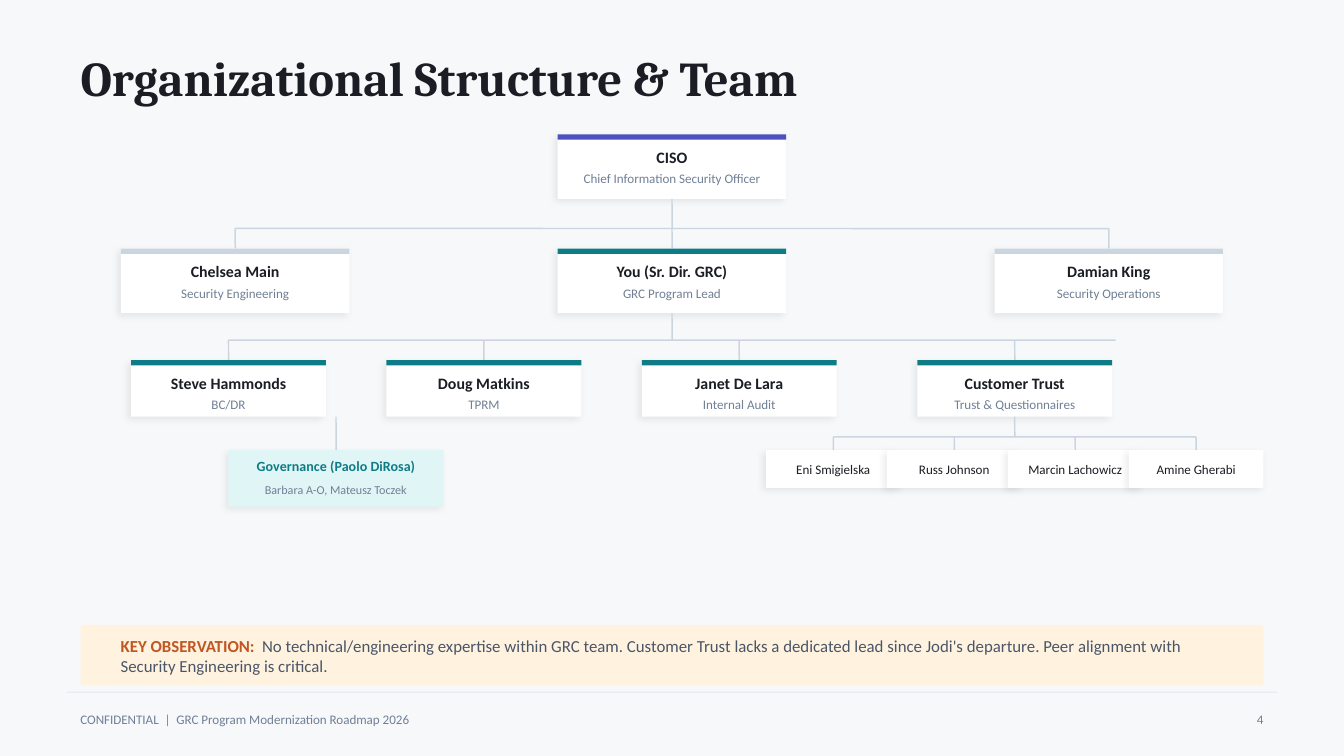
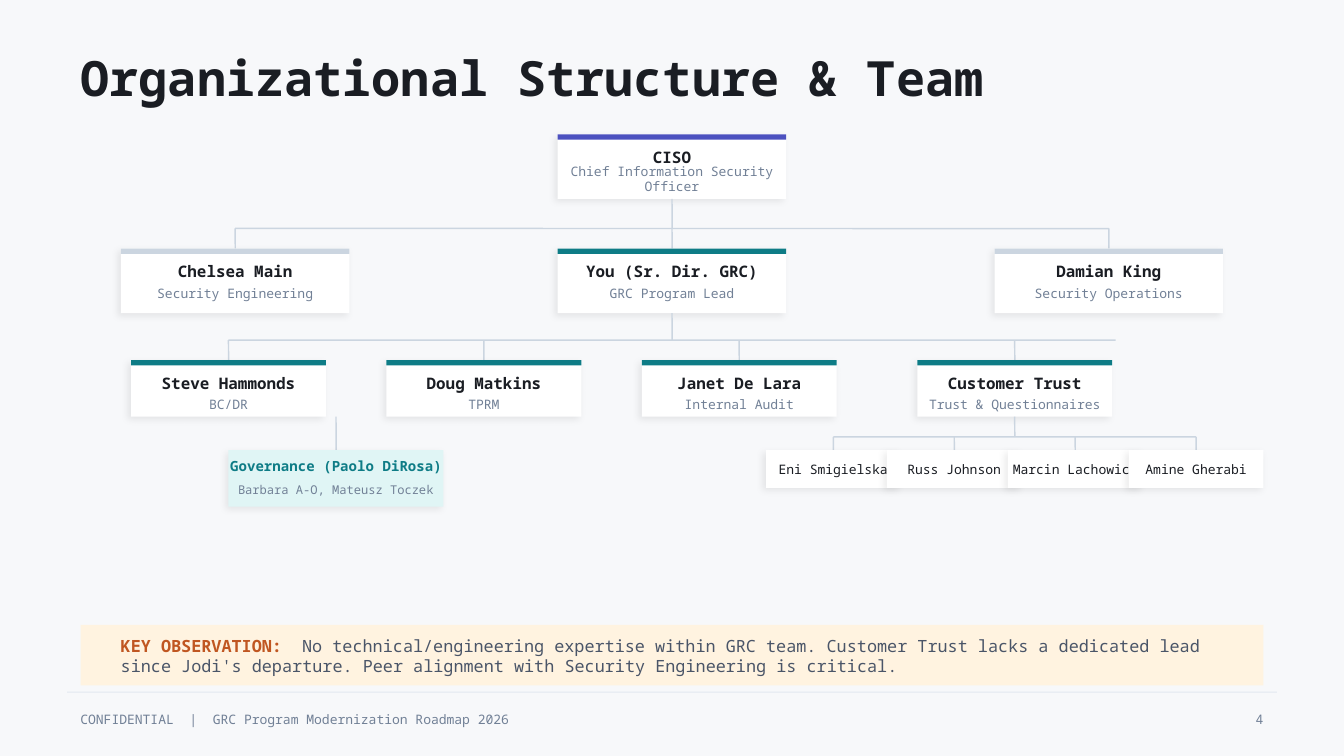
Before and after one commit to grcwarlock/blog, a slide deck: slide 4 of GRC_Roadmap_2026.pptx. Drawn at 1344x756 pixels with LibreOffice and Linux fonts; fonts in the diff are those of the drawing. Boxes give left, top, right and bottom in pixels: in the first picture for what was removed or moved away, otherwise in the second. Text is boxed around its words. In the diff, an @@ line names an element or a change of style, - is before the commit and + after.

```diff
--- a/GRC_Roadmap_2026.pptx
+++ b/GRC_Roadmap_2026.pptx
@@ text "Organizational Structure & Team" at <box>81,58,984,108</box>: font Cambria to Noto Sans Mono @@
@@ font Calibri to Noto Sans Mono in 25 elements at <box>80,714,509,727</box>, <box>1256,714,1264,724</box>, <box>653,151,691,169</box>, <box>571,166,773,191</box>, <box>178,264,292,277</box>, <box>157,288,313,301</box>, <box>586,264,758,280</box>, <box>610,288,734,301</box>, <box>1056,264,1161,281</box>, <box>1035,288,1183,301</box>, <box>162,377,295,389</box>, <box>209,399,248,409</box>, <box>427,376,541,393</box>, <box>468,399,499,409</box>, <box>677,377,801,389</box>, <box>685,399,794,409</box>, <box>948,377,1082,389</box>, <box>929,399,1100,412</box>, <box>779,464,888,477</box>, <box>907,464,1001,474</box>, <box>1013,464,1137,474</box>, <box>1145,464,1247,474</box>, <box>230,460,442,474</box>, <box>238,485,433,496</box>, <box>121,639,1200,676</box> @@
```
Also in this commit, not shown: 12 other slides changed, 1 other file.
